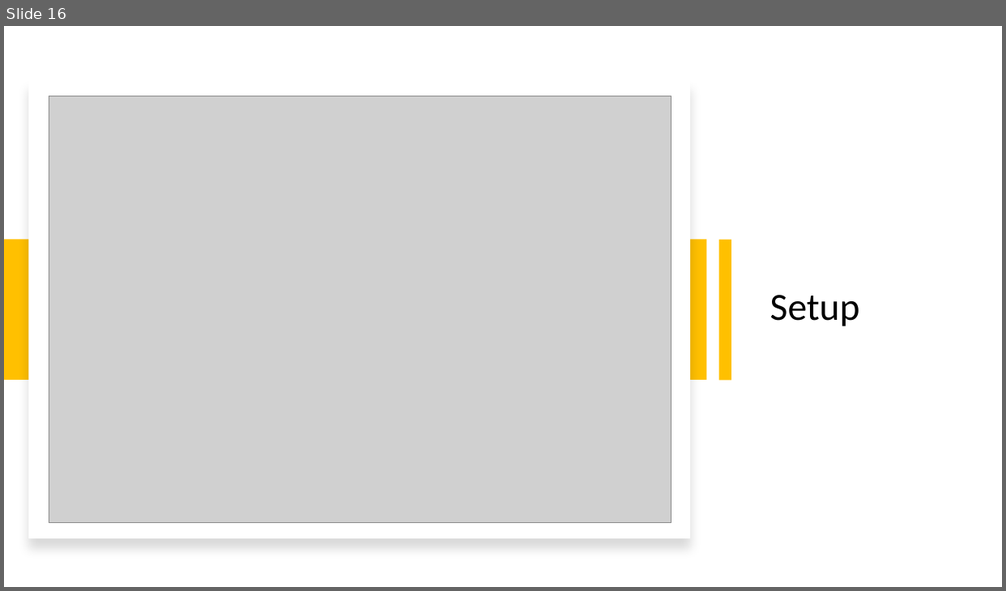
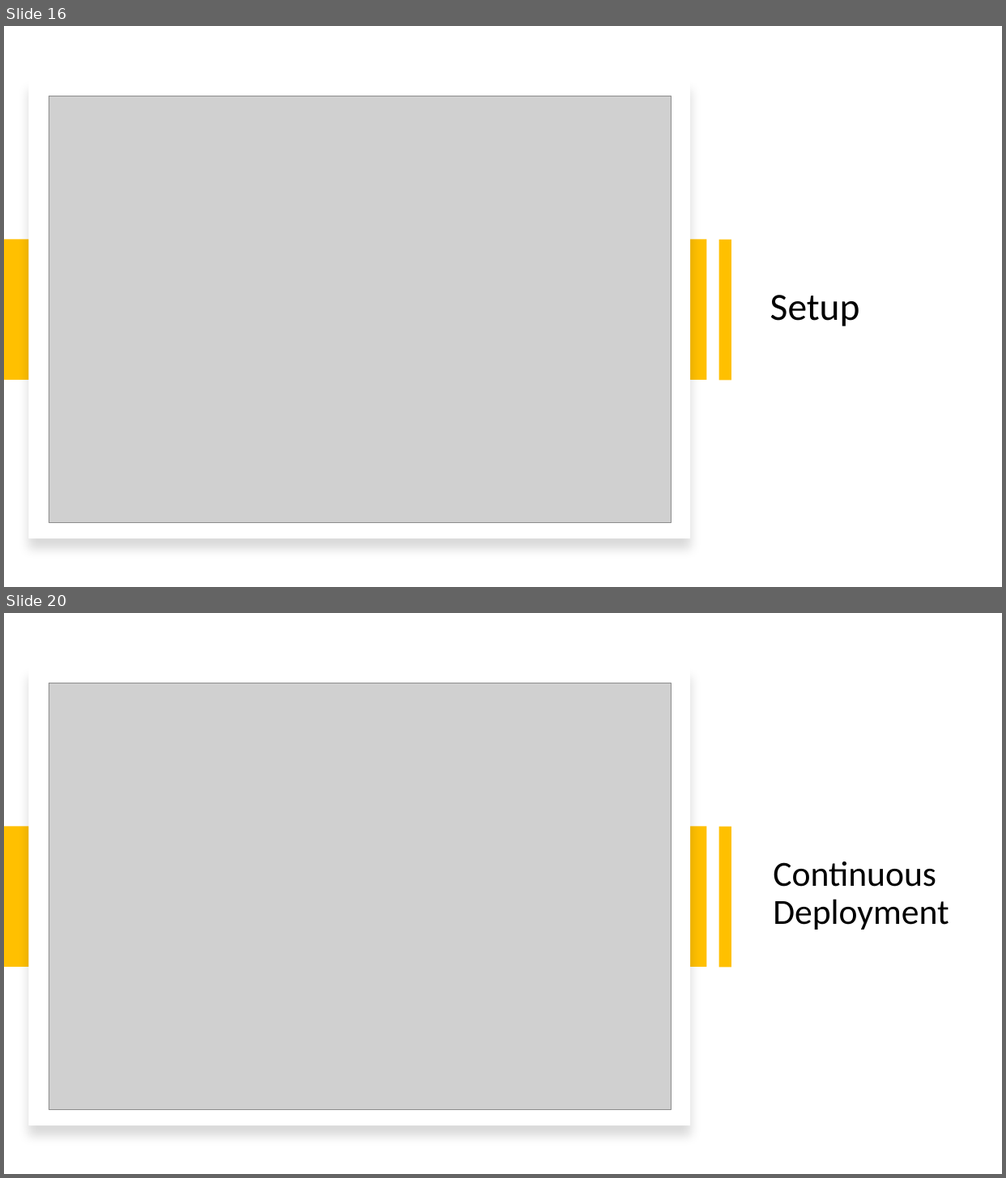
Before and after one commit to mukeshnegi2108/ThoughtWorks, a slide deck: Presentation.pptx. Shown one above the other, each under a label of ours: slide 16 before the commit, slides 16 and 20 after it; the slides between them are not shown. The pictures are 1006x591 and 1006x1178 pixels, drawn with LibreOffice and Linux fonts; fonts in the diff are those of the drawing; grey boxes stand for pictures. Boxes give left, top, right and bottom in pixels: in the first picture for what was removed or moved away, otherwise in the second. Text is boxed around its words. In the diff, an @@ line names an element or a change of style, - is before the commit and + after.

```diff
--- a/Presentation.pptx
+++ b/Presentation.pptx
@@ slide 20 added at (4, 613, 1002, 1174), background #FFFFFF @@
@@ rectangle added at (28, 667, 691, 1126), fill #FFFFFF @@
@@ picture added at (49, 683, 671, 1110) @@
@@ rectangle added at (4, 827, 707, 968), fill #FFC000 @@
@@ rectangle added at (718, 827, 731, 968), fill #FFC000 @@
@@ title added at (773, 862, 948, 930), 34 pt, text #000000 @@
+Continuous Deployment
```
Also in this commit, not shown: 2 slides changed, 4 other slides added, 1 other file.
